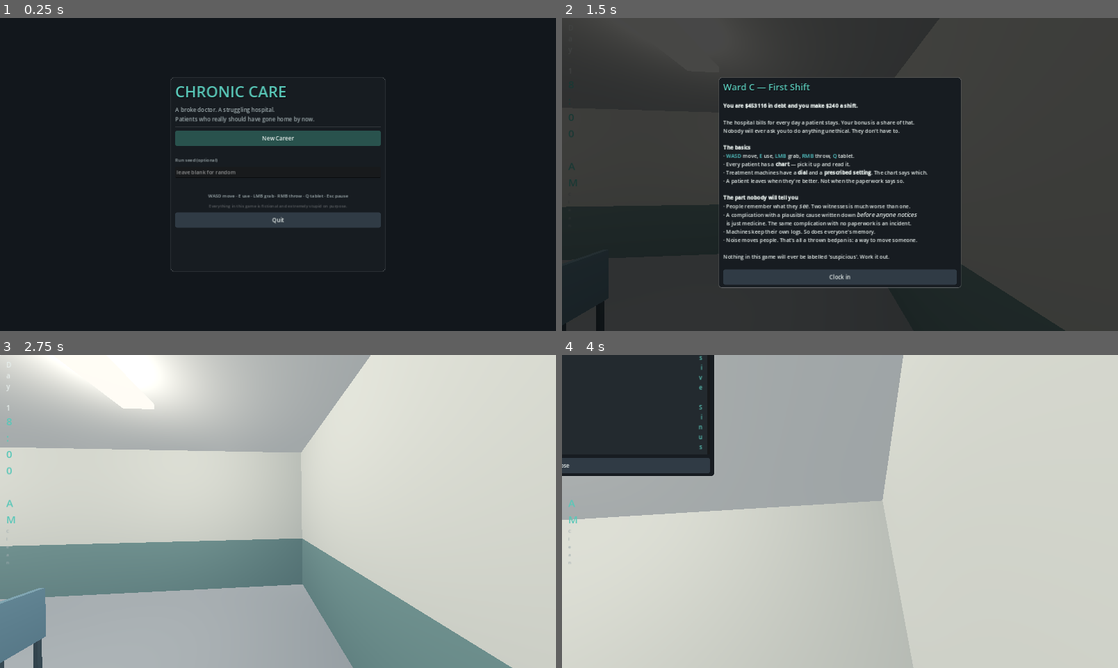
Above: before the commit, frames 1-4 (two rows, left to right).
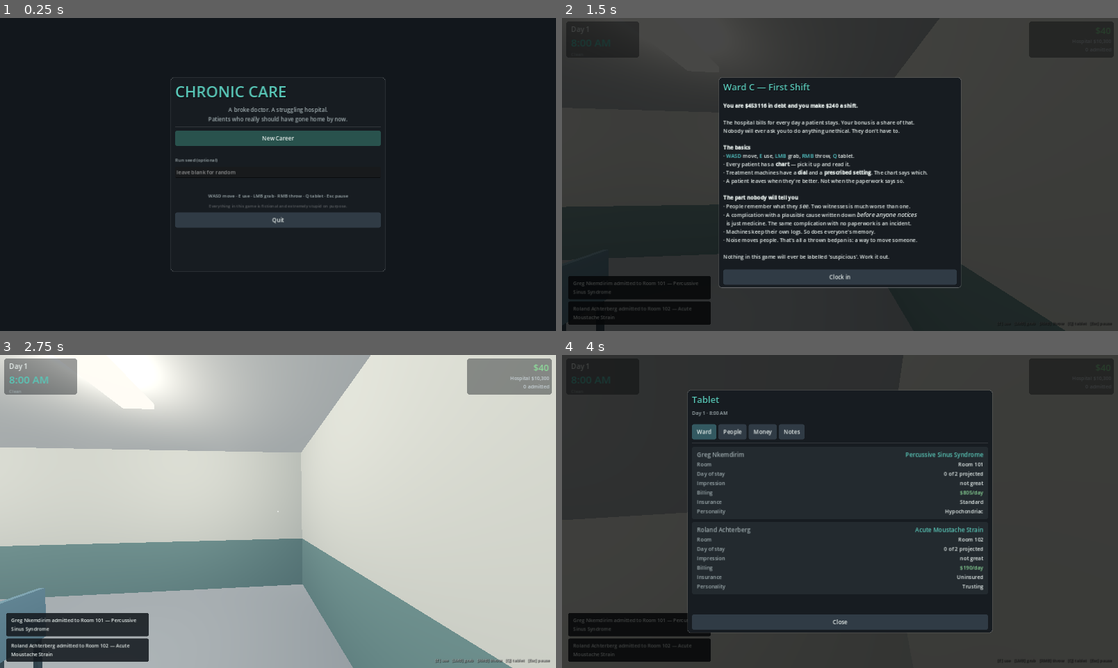
Above: after the commit, the same moments.

Repository: masonobegi/crypts-of-chaos
Game: Godot game, scene res://scenes/Boot.tscn
The game is run twice, just before and just after one commit, with the same random seed, the same clock (stepped at 60 frames per second) and the same inputs.
Inputs (mouse positions are in pixels of both pictures, inside the frame that each line leads up to):
- Up to frame 1 (0.25 s): no input
- Up to frame 2 (1.5 s): click (840, 171) at 0.52 s; type "12" at 0.6 s; click "New Career" at 1.25 s
- Up to frame 3 (2.75 s): click "Clock in" at 2 s
- Up to frame 4 (4 s): tap Enter at 2.75 s; move the mouse to (867, 511) at 2.77 s; hold W (move_forward) from 2.78 s (still down); tap T (chart) at 2.85 s; tap Space (jump) at 3.02, 3.77 s; click (867, 511) at 3.05 s; move the mouse to (812, 511) at 3.52 s; click (812, 511) at 3.6 s; tap Q (tablet) at 3.8 s

The runs differ from the first frame. In frame 1, 0.5% of the frame differs, in the area x 31-63%, y 28-34%; in frame 2, 4.0%; in frame 3, 7.2%; in frame 4, 90%, in the area x 0-100%, y 0-100%.

Commit message:
Offscreen screenshot harness, and the three layout bugs it found
Added ./screenshots.sh — renders the real game through Xvfb with the GL
Compatibility renderer (headless boxes have no Vulkan device) and photographs
it from ten fixed vantage points. Being able to actually look at the game found
three bugs that no amount of simulation testing could:

1. HUD labels wrapped one character per line. UIKit.label set autowrap
   unconditionally, and a Label with autowrap inside a container that has no
   explicit width collapses to a single column. Autowrap is now opt-in and
   enabled only where there is a width to wrap within.
2. The money readout, toasts and control hints never drew at all. The HUD root
   used set_anchors_preset(FULL_RECT), which sets anchors but leaves a freshly
   created Control at zero size — so every child anchored to the right or
   bottom edge resolved against a zero-width parent and landed off-screen.
   Added UIKit.place(), which sets anchors and offsets explicitly.
3. Patients stood bolt upright inside their beds. NPCBody.set_reclined() now
   rotates the visual body (leaving the collision capsule alone, which is what
   every other system assumes), mapping local +Y to -Z so the head lands at the
   pillow end.

Also: HUD blocks got soft backing panels so text survives both a white ceiling
and a dark corridor, world labels got heavier outlines, room signage moved
beside doorways at a sane size, and the machine readout no longer overflows.

Co-Authored-By: Claude Opus 5 <noreply@anthropic.com>
Claude-Session: https://claude.ai/code/session_012v14cF2GepYx5imtAqBXn5

Diff:
--- a/scripts/npc/npc_body.gd
+++ b/scripts/npc/npc_body.gd
@@ -250,8 +250,28 @@
 	if mind.watching:
 		look_toward(player_pos + Vector3(0, 1.5, 0))
 
+## Lay the character down (or stand them back up). Rotating the visual Body node
+## rather than the whole node keeps the collision capsule upright, which is what
+## every other system expects.
+##
+## A -90 degree rotation about X maps local +Y to local -Z, so the head ends up
+## at the -Z end of the body — which is the pillow end of the bed.
+func set_reclined(on: bool) -> void:
+	var body := get_node_or_null("Body")
+	if body == null:
+		return
+	var b: Node3D = body
+	b.rotation.x = -PI * 0.5 if on else 0.0
+	b.position = Vector3(0, 0.86, 0.52) if on else Vector3.ZERO
+	if _nametag:
+		_nametag.position.y = 1.35 if on else 1.92 * height_scale
+	if _speech:
+		_speech.position.y = 1.6 if on else 2.12 * height_scale
+
 func head_position() -> Vector3:
-	return _head.global_position if _head else global_position + Vector3(0, 1.5, 0)
+	if _head and _head.is_inside_tree():
+		return _head.global_position
+	return global_position + Vector3(0, 1.5, 0)
 
 func display_name() -> String:
 	return display
--- a/scripts/npc/patient_npc.gd
+++ b/scripts/npc/patient_npc.gd
@@ -13,14 +13,16 @@
 var _bark_timer := 0.0
 var _symptom_mesh: MeshInstance3D = null
 var _shiver := 0.0
+var _reclined := false
 
 func _ready() -> void:
 	role = "patient"
 	outfit = Color(0.72, 0.78, 0.82)     # gown
 	super._ready()
 	add_to_group("patient_npc")
+	# Sits above the head whichever way up the patient is.
 	_symptom_mesh = Build.mi(Build.sphere_mesh(0.22), Build.unshaded(Color(1, 1, 1, 0.0)),
-		Vector3(0, 1.42, 0))
+		Vector3(0, 1.15, 0))
 	_symptom_mesh.visible = false
 	add_child(_symptom_mesh)
 	_timer = RNG.randf_range_s("patient_idle_t", 8.0, 20.0)
@@ -48,10 +50,13 @@
 ## While in bed the patient is pinned to the bed's mount point — which means
 ## wheeling the bed wheels the patient, exactly as it should.
 func _hold_bed_pose(_delta: float) -> void:
-	if state != State.IN_BED or bed == null or not is_instance_valid(bed):
-		return
-	var mount := bed.mount_point()
-	global_position = mount - Vector3(0, 0.86, 0)
+	var in_bed := state == State.IN_BED and bed != null and is_instance_valid(bed)
+	if in_bed != _reclined:
+		_reclined = in_bed
+		set_reclined(in_bed)
+	if not in_bed:
+		return
+	global_position = bed.global_position
 	rotation.y = bed.rotation.y
 	velocity = Vector3.ZERO
 
--- a/scripts/ui/hud.gd
+++ b/scripts/ui/hud.gd
@@ -23,7 +23,11 @@
 var _subtitle_timer := 0.0
 
 func _ready() -> void:
-	set_anchors_preset(Control.PRESET_FULL_RECT)
+	# ...and_offsets_, not set_anchors_preset(). The latter sets anchors only and
+	# leaves a freshly created Control at zero size, so every child anchored to
+	# the right or bottom edge resolves against a zero-width parent and lands
+	# off-screen. That is exactly what happened to the money readout.
+	set_anchors_and_offsets_preset(Control.PRESET_FULL_RECT)
 	mouse_filter = Control.MOUSE_FILTER_IGNORE
 	_build()
 	EventBus.interact_prompt.connect(_on_prompt)
@@ -39,42 +43,46 @@
 	_on_money(GameState.personal_money, GameState.hospital_money)
 
 func _build() -> void:
+	# HUD text sits over everything from a white ceiling to a dark corridor, so
+	# each block gets a soft dark backing rather than relying on the world
+	# behind it happening to have contrast.
 	# ---- top left: when you are
+	var tl_bg := UIKit.panel(Color(0.06, 0.08, 0.10, 0.42), 8)
+	UIKit.place(tl_bg, Control.PRESET_TOP_LEFT, 12, 10, 210, 104)
+	add_child(tl_bg)
 	var tl := UIKit.vbox(2)
-	tl.set_anchors_preset(Control.PRESET_TOP_LEFT)
-	tl.position = Vector2(18, 14)
+	UIKit.place(tl, Control.PRESET_TOP_LEFT, 26, 18, 300, 100)
 	_day = UIKit.label("Day 1", 20, UIKit.INK)
 	_clock = UIKit.label("8:00 AM", 30, UIKit.ACCENT)
-	_sanction = UIKit.label("Clean", 13, UIKit.INK_DIM)
+	_sanction = UIKit.label("Clean", 13, Color(0.78, 0.82, 0.84))
 	tl.add_child(_day)
 	tl.add_child(_clock)
 	tl.add_child(_sanction)
 	add_child(tl)
 
 	# ---- top right: money
+	var tr_bg := UIKit.panel(Color(0.06, 0.08, 0.10, 0.42), 8)
+	UIKit.place(tr_bg, Control.PRESET_TOP_RIGHT, -256, 10, 244, 104)
+	add_child(tr_bg)
 	var tr := UIKit.vbox(2)
-	tr.set_anchors_preset(Control.PRESET_TOP_RIGHT)
-	tr.position = Vector2(-230, 14)
-	tr.custom_minimum_size.x = 212
+	UIKit.place(tr, Control.PRESET_TOP_RIGHT, -248, 18, 228, 100)
 	_personal = UIKit.label("$0", 26, UIKit.MONEY, HORIZONTAL_ALIGNMENT_RIGHT)
-	_hospital = UIKit.label("Hospital $0", 14, UIKit.INK_DIM, HORIZONTAL_ALIGNMENT_RIGHT)
-	_census = UIKit.label("0 admitted", 14, UIKit.INK_DIM, HORIZONTAL_ALIGNMENT_RIGHT)
+	_hospital = UIKit.label("Hospital $0", 14, Color(0.78, 0.82, 0.84), HORIZONTAL_ALIGNMENT_RIGHT)
+	_census = UIKit.label("0 admitted", 14, Color(0.78, 0.82, 0.84), HORIZONTAL_ALIGNMENT_RIGHT)
 	for n in [_personal, _hospital, _census]:
-		n.custom_minimum_size.x = 212
+		n.size_flags_horizontal = Control.SIZE_EXPAND_FILL
 		tr.add_child(n)
 	add_child(tr)
 
 	# ---- top centre: objective, and the single most important tell in the game
 	var tc := UIKit.vbox(6)
-	tc.set_anchors_preset(Control.PRESET_CENTER_TOP)
-	tc.position = Vector2(-190, 16)
-	tc.custom_minimum_size.x = 380
-	_objective = UIKit.label("", 15, UIKit.INK_DIM, HORIZONTAL_ALIGNMENT_CENTER)
-	_objective.custom_minimum_size.x = 380
+	UIKit.place(tc, Control.PRESET_CENTER_TOP, -230, 16, 460, 90)
+	_objective = UIKit.label("", 15, UIKit.INK_DIM, HORIZONTAL_ALIGNMENT_CENTER, true)
+	_objective.size_flags_horizontal = Control.SIZE_EXPAND_FILL
 	tc.add_child(_objective)
 
 	_watch_panel = UIKit.panel(Color(0.35, 0.12, 0.12, 0.85), 6, 1, UIKit.BAD)
-	_watch = UIKit.label("", 15, Color(1, 0.85, 0.82), HORIZONTAL_ALIGNMENT_CENTER)
+	_watch = UIKit.label("", 15, Color(1, 0.85, 0.82), HORIZONTAL_ALIGNMENT_CENTER, true)
 	_watch_panel.add_child(_watch)
 	_watch_panel.visible = false
 	tc.add_child(_watch_panel)
@@ -92,12 +100,10 @@
 
 	# ---- interaction prompt
 	_prompt_panel = UIKit.panel(Color(0.08, 0.10, 0.12, 0.86), 6)
-	_prompt_panel.set_anchors_preset(Control.PRESET_CENTER)
-	_prompt_panel.position = Vector2(-170, 40)
-	_prompt_panel.custom_minimum_size = Vector2(340, 0)
+	UIKit.place(_prompt_panel, Control.PRESET_CENTER, -200, 44, 400, 62)
 	var pv := UIKit.vbox(2)
 	_prompt = UIKit.label("", 17, UIKit.INK, HORIZONTAL_ALIGNMENT_CENTER)
-	_prompt_sub = UIKit.label("", 13, UIKit.INK_DIM, HORIZONTAL_ALIGNMENT_CENTER)
+	_prompt_sub = UIKit.label("", 13, UIKit.INK_DIM, HORIZONTAL_ALIGNMENT_CENTER, true)
 	pv.add_child(_prompt)
 	pv.add_child(_prompt_sub)
 	_prompt_panel.add_child(pv)
@@ -106,29 +112,25 @@
 
 	# ---- subtitles
 	_subtitle_panel = UIKit.panel(Color(0.05, 0.06, 0.08, 0.80), 6)
-	_subtitle_panel.set_anchors_preset(Control.PRESET_CENTER_BOTTOM)
-	_subtitle_panel.position = Vector2(-320, -120)
-	_subtitle_panel.custom_minimum_size = Vector2(640, 0)
-	_subtitle = UIKit.label("", 17, UIKit.INK, HORIZONTAL_ALIGNMENT_CENTER)
-	_subtitle.custom_minimum_size.x = 612
+	UIKit.place(_subtitle_panel, Control.PRESET_CENTER_BOTTOM, -330, -132, 660, 66)
+	_subtitle = UIKit.label("", 17, UIKit.INK, HORIZONTAL_ALIGNMENT_CENTER, true)
+	_subtitle.size_flags_horizontal = Control.SIZE_EXPAND_FILL
 	_subtitle_panel.add_child(_subtitle)
 	_subtitle_panel.visible = false
 	add_child(_subtitle_panel)
 
 	# ---- toasts
 	_toasts = UIKit.vbox(6)
-	_toasts.set_anchors_preset(Control.PRESET_BOTTOM_LEFT)
-	_toasts.position = Vector2(18, -260)
-	_toasts.custom_minimum_size = Vector2(400, 240)
+	UIKit.place(_toasts, Control.PRESET_BOTTOM_LEFT, 18, -286, 410, 268)
 	_toasts.alignment = BoxContainer.ALIGNMENT_END
 	add_child(_toasts)
 
 	# ---- controls reminder
 	var help := UIKit.label("[E] use   [LMB] grab   [RMB] throw   [Q] tablet   [Esc] pause",
-		12, Color(1, 1, 1, 0.28), HORIZONTAL_ALIGNMENT_RIGHT)
-	help.set_anchors_preset(Control.PRESET_BOTTOM_RIGHT)
-	help.position = Vector2(-460, -28)
-	help.custom_minimum_size.x = 440
+		12, Color(1, 1, 1, 0.5), HORIZONTAL_ALIGNMENT_RIGHT)
+	help.add_theme_color_override("font_shadow_color", Color(0, 0, 0, 0.7))
+	help.add_theme_constant_override("shadow_offset_y", 1)
+	UIKit.place(help, Control.PRESET_BOTTOM_RIGHT, -478, -32, 460, 22)
 	add_child(help)
 
 func _process(delta: float) -> void:
@@ -208,7 +210,7 @@
 		"money": colour = UIKit.MONEY
 		"suspicion": colour = UIKit.SUS
 	var p := UIKit.panel(Color(0.08, 0.10, 0.12, 0.88), 5, 0)
-	var l := UIKit.label(text, 14, colour)
+	var l := UIKit.label(text, 14, colour, HORIZONTAL_ALIGNMENT_LEFT, true)
 	l.custom_minimum_size.x = 370
 	p.add_child(l)
 	_toasts.add_child(p)
--- a/scripts/ui/main_menu.gd
+++ b/scripts/ui/main_menu.gd
@@ -5,11 +5,11 @@
 var _seed_field: LineEdit = null
 
 func _ready() -> void:
-	set_anchors_preset(Control.PRESET_FULL_RECT)
+	set_anchors_and_offsets_preset(Control.PRESET_FULL_RECT)
 	Input.mouse_mode = Input.MOUSE_MODE_VISIBLE
 	var bg := ColorRect.new()
 	bg.color = Color(0.07, 0.09, 0.11)
-	bg.set_anchors_preset(Control.PRESET_FULL_RECT)
+	bg.set_anchors_and_offsets_preset(Control.PRESET_FULL_RECT)
 	add_child(bg)
 
 	var panel := UIKit.center_panel(620, 560)
@@ -19,7 +19,7 @@
 
 	v.add_child(UIKit.title("CHRONIC CARE", 44, UIKit.ACCENT))
 	v.add_child(UIKit.label("A broke doctor. A struggling hospital.\nPatients who really should have gone home by now.",
-		16, UIKit.INK_DIM))
+		16, UIKit.INK_DIM, HORIZONTAL_ALIGNMENT_CENTER))
 	v.add_child(UIKit.rule())
 
 	v.add_child(UIKit.button("New Career", _new_career, Color(0.16, 0.32, 0.30)))
--- a/scripts/ui/screen_base.gd
+++ b/scripts/ui/screen_base.gd
@@ -7,7 +7,7 @@
 var body: VBoxContainer = null
 
 func shell(width: float, height: float, heading: String, subheading := "") -> VBoxContainer:
-	set_anchors_preset(Control.PRESET_FULL_RECT)
+	set_anchors_and_offsets_preset(Control.PRESET_FULL_RECT)
 	add_child(UIKit.dim_background())
 	var panel := UIKit.center_panel(width, height)
 	add_child(panel)
--- a/scripts/ui/screen_briefing.gd
+++ b/scripts/ui/screen_briefing.gd
@@ -45,7 +45,7 @@
 			var box := UIKit.panel(Color(0.15, 0.17, 0.20, 0.92), 6)
 			var bv := UIKit.vbox(3)
 			bv.add_child(UIKit.label(String(e["title"]), 17, UIKit.WARN))
-			bv.add_child(UIKit.label(String(e["body"]), 14, UIKit.INK))
+			bv.add_child(UIKit.label(String(e["body"]), 14, UIKit.INK, HORIZONTAL_ALIGNMENT_LEFT, true))
 			box.add_child(bv)
 			content.add_child(box)
 
@@ -71,7 +71,7 @@
 			UIKit.MONEY if String(a["insurance"]) in ["Good", "Excellent", "Platinum Concierge"] else UIKit.INK))
 		bv.add_child(UIKit.row("Daily billing", UIKit.money_str(int(a["revenue"])), UIKit.MONEY))
 		bv.add_child(UIKit.row("Room", String(a["room"]).replace("ward_", "Room ")))
-		bv.add_child(UIKit.label(DB.archetype_blurb(_arch_key(String(a["archetype"]))), 12, UIKit.INK_DIM))
+		bv.add_child(UIKit.label(DB.archetype_blurb(_arch_key(String(a["archetype"]))), 12, UIKit.INK_DIM, HORIZONTAL_ALIGNMENT_LEFT, true))
 		box.add_child(bv)
 		content.add_child(box)
 
--- a/scripts/ui/screen_dialogue.gd
+++ b/scripts/ui/screen_dialogue.gd
@@ -29,7 +29,7 @@
 		var box := UIKit.panel(Color(0.22, 0.13, 0.13, 0.7), 6, 1, UIKit.BAD)
 		var bv := UIKit.vbox(2)
 		bv.add_child(UIKit.label("They %s: %s" % [worst.source_label(), worst.label()],
-			15, Color(1, 0.86, 0.84)))
+			15, Color(1, 0.86, 0.84), HORIZONTAL_ALIGNMENT_LEFT, true))
 		if worst.corroborators.size() > 0:
 			bv.add_child(UIKit.label("And they are not the only one.", 13, UIKit.WARN))
 		box.add_child(bv)
@@ -45,7 +45,7 @@
 
 	if _reply != "":
 		var rp := UIKit.panel(Color(0.12, 0.16, 0.18, 0.9), 6)
-		rp.add_child(UIKit.label("\"%s\"" % _reply, 16, UIKit.INK))
+		rp.add_child(UIKit.label("\"%s\"" % _reply, 16, UIKit.INK, HORIZONTAL_ALIGNMENT_LEFT, true))
 		v.add_child(rp)
 
 	v.add_child(UIKit.rule())
--- a/scripts/ui/screen_records.gd
+++ b/scripts/ui/screen_records.gd
@@ -65,7 +65,7 @@
 			DB.cause_name(c.documented_cause) if c.documented_cause != "" else "no cause filed",
 			UIKit.GOOD if c.documented_cause != "" and not c.is_inconsistent() else UIKit.BAD))
 		if c.symptom != "":
-			bv.add_child(UIKit.label(c.symptom, 12, UIKit.INK_DIM))
+			bv.add_child(UIKit.label(c.symptom, 12, UIKit.INK_DIM, HORIZONTAL_ALIGNMENT_LEFT, true))
 		if c.documented_cause == "":
 			var causes := UIKit.vbox(4)
 			var rs = records()
@@ -128,7 +128,7 @@
 		content.add_child(UIKit.label("MEDICAL BOARD", 13, UIKit.INK_DIM))
 		content.add_child(UIKit.label(
 			"There is a form here for reporting concerns about clinical practice. "
-			+ "It does not ask whose practice.", 13, UIKit.INK_DIM))
+			+ "It does not ask whose practice.", 13, UIKit.INK_DIM, HORIZONTAL_ALIGNMENT_LEFT, true))
 		content.add_child(UIKit.button("Submit a report on this ward — including yourself",
 			_whistleblow, Color(0.30, 0.24, 0.14)))
 
--- a/scripts/ui/screen_review.gd
+++ b/scripts/ui/screen_review.gd
@@ -33,7 +33,7 @@
 		content.add_child(UIKit.label("UNDOCUMENTED COMPLICATIONS", 13, UIKit.INK_DIM))
 		content.add_child(UIKit.label(
 			"A complication with no stated cause is the single most findable thing in a record. "
-			+ "Terminals are still on.", 13, UIKit.INK_DIM))
+			+ "Terminals are still on.", 13, UIKit.INK_DIM, HORIZONTAL_ALIGNMENT_LEFT, true))
 		for u in undoc:
 			content.add_child(UIKit.row(String(u["patient"]), String(u["complication"]), UIKit.BAD))
 		content.add_child(UIKit.rule())
@@ -47,7 +47,7 @@
 		var box := UIKit.panel(Color(0.15, 0.14, 0.16, 0.9), 6)
 		var bv := UIKit.vbox(2)
 		bv.add_child(UIKit.row(String(f["patient"]), String(f["kind"]).replace("_", " "), c))
-		bv.add_child(UIKit.label(String(f["text"]), 13, UIKit.INK))
+		bv.add_child(UIKit.label(String(f["text"]), 13, UIKit.INK, HORIZONTAL_ALIGNMENT_LEFT, true))
 		box.add_child(bv)
 		content.add_child(box)
 
--- a/scripts/ui/screen_tablet.gd
+++ b/scripts/ui/screen_tablet.gd
@@ -121,14 +121,14 @@
 		c.add_child(UIKit.label(
 			"Nothing yet. The game will not explain its systems to you — "
 			+ "notes appear here once you have seen something happen twice.",
-			14, UIKit.INK_DIM))
+			14, UIKit.INK_DIM, HORIZONTAL_ALIGNMENT_LEFT, true))
 	var cdx = get_tree().get_first_node_in_group("codex")
 	if cdx:
 		for e in cdx.entries():
 			var box := UIKit.panel(Color(0.14, 0.16, 0.19, 0.93), 6)
 			var bv := UIKit.vbox(3)
 			bv.add_child(UIKit.label(String(e["title"]), 16, UIKit.ACCENT))
-			bv.add_child(UIKit.label(String(e["text"]), 13, UIKit.INK))
+			bv.add_child(UIKit.label(String(e["text"]), 13, UIKit.INK, HORIZONTAL_ALIGNMENT_LEFT, true))
 			box.add_child(bv)
 			c.add_child(box)
 	c.add_child(UIKit.rule())
--- a/scripts/ui/screen_upgrades.gd
+++ b/scripts/ui/screen_upgrades.gd
@@ -24,8 +24,8 @@
 		bv.add_child(UIKit.row(String(spec["name"]),
 			UIKit.money_str(int(spec["cost"])),
 			UIKit.MONEY if Upgrades.can_afford(id) else UIKit.BAD, 17))
-		bv.add_child(UIKit.label(String(spec["desc"]), 14, UIKit.INK))
-		bv.add_child(UIKit.label(String(spec["note"]), 13, UIKit.WARN))
+		bv.add_child(UIKit.label(String(spec["desc"]), 14, UIKit.INK, HORIZONTAL_ALIGNMENT_LEFT, true))
+		bv.add_child(UIKit.label(String(spec["note"]), 13, UIKit.WARN, HORIZONTAL_ALIGNMENT_LEFT, true))
 		var upgrade_id := id
 		var b := UIKit.button("Purchase", func(): _buy(upgrade_id))
 		b.disabled = not Upgrades.can_afford(id)
--- a/scripts/ui/ui_kit.gd
+++ b/scripts/ui/ui_kit.gd
@@ -40,13 +40,18 @@
 	p.add_theme_stylebox_override("panel", stylebox(color, radius, border, border_color))
 	return p
 
-static func label(text: String, size := 16, color := INK, align := HORIZONTAL_ALIGNMENT_LEFT) -> Label:
+## `wrap` is opt-in on purpose. A Label with autowrap inside a container that
+## has no explicit width collapses to one character per line — which is exactly
+## what the HUD clock did before this was a parameter. Only turn it on for text
+## that has a width to wrap within.
+static func label(text: String, size := 16, color := INK,
+		align := HORIZONTAL_ALIGNMENT_LEFT, wrap := false) -> Label:
 	var l := Label.new()
 	l.text = text
 	l.add_theme_font_size_override("font_size", size)
 	l.add_theme_color_override("font_color", color)
 	l.horizontal_alignment = align
-	l.autowrap_mode = TextServer.AUTOWRAP_WORD_SMART
+	l.autowrap_mode = TextServer.AUTOWRAP_WORD_SMART if wrap else TextServer.AUTOWRAP_OFF
 	return l
 
 static func title(text: String, size := 30, color := INK) -> Label:
@@ -143,16 +148,44 @@
 			out = "," + out
 	return ("-$" if neg else "$") + out
 
+## Anchor a control to a screen edge with explicit offsets.
+##
+## Setting `position` on a Control that has non-zero anchors does NOT do what it
+## looks like: the rect is derived from the offsets, so the node ends up with
+## zero size and never draws. Several HUD blocks were invisible for exactly this
+## reason. Always go through here.
+## Anchors are set explicitly rather than via set_anchors_preset(), whose
+## keep_offsets behaviour recomputes offsets from the node's current (zero) rect
+## and quietly leaves the control unsized.
+static func place(node: Control, preset: int, left: float, top: float,
+		width: float, height: float) -> Control:
+	var ax := 0.0
+	var ay := 0.0
+	match preset:
+		Control.PRESET_TOP_RIGHT: ax = 1.0
+		Control.PRESET_CENTER_TOP: ax = 0.5
+		Control.PRESET_CENTER: ax = 0.5; ay = 0.5
+		Control.PRESET_CENTER_BOTTOM: ax = 0.5; ay = 1.0
+		Control.PRESET_BOTTOM_LEFT: ay = 1.0
+		Control.PRESET_BOTTOM_RIGHT: ax = 1.0; ay = 1.0
+	node.anchor_left = ax
+	node.anchor_right = ax
+	node.anchor_top = ay
+	node.anchor_bottom = ay
+	node.offset_left = left
+	node.offset_top = top
+	node.offset_right = left + width
+	node.offset_bottom = top + height
+	return node
+
 static func full_screen(node: Control) -> Control:
-	node.set_anchors_preset(Control.PRESET_FULL_RECT)
+	node.set_anchors_and_offsets_preset(Control.PRESET_FULL_RECT)
 	return node
 
 static func center_panel(width: float, height: float) -> PanelContainer:
 	var p := panel(BG_SOLID, 10, 2, Color(1, 1, 1, 0.10))
-	p.set_anchors_preset(Control.PRESET_CENTER)
+	place(p, Control.PRESET_CENTER, -width * 0.5, -height * 0.5, width, height)
 	p.custom_minimum_size = Vector2(width, height)
-	p.pivot_offset = Vector2(width, height) * 0.5
-	p.position = Vector2(-width * 0.5, -height * 0.5)
 	return p
 
 static func scroll(child: Control) -> ScrollContainer:
@@ -175,7 +208,7 @@
 static func dim_background(alpha := 0.72) -> ColorRect:
 	var r := ColorRect.new()
 	r.color = Color(0, 0, 0, alpha)
-	r.set_anchors_preset(Control.PRESET_FULL_RECT)
+	r.set_anchors_and_offsets_preset(Control.PRESET_FULL_RECT)
 	r.mouse_filter = Control.MOUSE_FILTER_STOP
 	return r
 
--- a/scripts/ui/ui_root.gd
+++ b/scripts/ui/ui_root.gd
@@ -98,7 +98,7 @@
 
 func _shell(width: float, height: float, heading: String) -> Array:
 	var root := Control.new()
-	root.set_anchors_preset(Control.PRESET_FULL_RECT)
+	root.set_anchors_and_offsets_preset(Control.PRESET_FULL_RECT)
 	root.add_child(UIKit.dim_background())
 	var panel := UIKit.center_panel(width, height)
 	root.add_child(panel)
@@ -160,7 +160,7 @@
 	var spec := Endings.spec(ending_id)
 	var parts := _shell(760, 620, String(spec["title"]))
 	var v: VBoxContainer = parts[1]
-	v.add_child(UIKit.label(String(spec["line"]), 17, UIKit.INK))
+	v.add_child(UIKit.label(String(spec["line"]), 17, UIKit.INK, HORIZONTAL_ALIGNMENT_LEFT, true))
 	v.add_child(UIKit.label(String(spec["epitaph"]), 14, UIKit.INK_DIM))
 	v.add_child(UIKit.rule())
 	var s := GameState.stats
@@ -244,7 +244,7 @@
 		"They wince, then apologise for wincing.",
 		"Hard to say. That's medicine.",
 		"They thank you, which is nice.",
-	])), 15, UIKit.INK_DIM))
+	])), 15, UIKit.INK_DIM, HORIZONTAL_ALIGNMENT_LEFT, true))
 	if String(res.get("complication", "")) != "":
 		v.add_child(UIKit.label("Something else has started happening.", 15, UIKit.SUS))
 	v.add_child(UIKit.spacer())
@@ -282,7 +282,7 @@
 		"Cycle complete. The readout blinks twice.",
 		"A smell of warm dust.",
 		"It makes the noise it makes.",
-	])), 15, UIKit.INK_DIM))
+	])), 15, UIKit.INK_DIM, HORIZONTAL_ALIGNMENT_LEFT, true))
 	if String(res.get("complication", "")) != "":
 		v.add_child(UIKit.label("%s looks different." % p.display_name, 15, UIKit.SUS))
 	v.add_child(UIKit.label("Logged to device history.", 12, UIKit.INK_DIM))
--- a/scripts/util/build.gd
+++ b/scripts/util/build.gd
@@ -157,8 +157,8 @@
 	l.double_sided = true
 	l.no_depth_test = false
 	l.shaded = false
-	l.outline_size = 8
-	l.outline_modulate = Color(0, 0, 0, 0.75)
+	l.outline_size = 12
+	l.outline_modulate = Color(0, 0, 0, 0.85)
 	return l
 
 # ------------------------------------------------------------------ lighting
--- a/scripts/world/hospital.gd
+++ b/scripts/world/hospital.gd
@@ -210,8 +210,11 @@
 		var centre := float(entry.get("door", rect.get_center().x))
 		var north := rect.position.y > 0.0
 		var z := (4.0 - 0.2) if north else (0.0 + 0.2)
-		var sign := Build.label3d(String(entry["display"]), 0.16, Color(0.95, 0.96, 0.92), false)
-		sign.position = Vector3(centre, 2.45, z)
+		var sign := Build.label3d(String(entry["display"]), 0.085, Color(0.96, 0.97, 0.94), false)
+		# Offset to the side of the doorway rather than over it, so the sign
+		# reads as a door plate instead of a banner across the opening.
+		var w := float(entry.get("door_w", DOOR_W))
+		sign.position = Vector3(centre + w * 0.5 + 0.45, 2.05, z + (0.11 if not north else -0.11))
 		sign.rotation.y = PI if north else 0.0
 		add_child(sign)
 
--- a/scripts/world/machine.gd
+++ b/scripts/world/machine.gd
@@ -46,9 +46,9 @@
 	_lamp = Build.mi(Build.sphere_mesh(0.05), Build.unshaded(Build.GOOD), Vector3(0.44, 1.3, 0.36))
 	get_node("Mesh").add_child(_lamp)
 
-	_readout = Build.label3d("", 0.075, Color(0.5, 1.0, 0.75), false)
-	_readout.position = Vector3(0, 1.3, 0.39)
-	_readout.width = 620
+	_readout = Build.label3d("", 0.052, Color(0.5, 1.0, 0.75), false)
+	_readout.position = Vector3(0, 1.29, 0.39)
+	_readout.width = 1100
 	_readout.autowrap_mode = TextServer.AUTOWRAP_WORD
 	add_child(_readout)
 
--- /dev/null
+++ b/tests/shot.gd
@@ -0,0 +1,29 @@
+extends SceneTree
+## Screenshot entry point (thin — autoloads are not resolvable at compile time
+## from a --script main loop).
+##   xvfb-run godot --rendering-method gl_compatibility --path . --script res://tests/shot.gd
+
+var impl = null
+var started := false
+
+func _initialize() -> void:
+	var script: GDScript = load("res://tests/shot_impl.gd")
+	if script == null or not script.can_instantiate():
+		printerr("shot_impl.gd failed to compile")
+		quit(1)
+		return
+	impl = script.new()
+	impl.tree = self
+
+func _process(_delta: float) -> bool:
+	if impl == null:
+		quit(1)
+		return true
+	if not started:
+		started = true
+		impl.start()
+		return false
+	if impl.tick():
+		quit(0)
+		return true
+	return false
--- /dev/null
+++ b/tests/shot_impl.gd
@@ -0,0 +1,78 @@
+extends RefCounted
+## Screenshot harness. Boots the real game and photographs it from a set of
+## fixed vantage points, so the procedural world can be eyeballed without a
+## human having to sit in front of it.
+
+var tree: SceneTree = null
+var game: Node = null
+var frames := 0
+var index := 0
+var settle := 0
+var out_dir := "user://shots"
+
+## name, position, look-at
+func _set_ceilings_visible(v: bool) -> void:
+	if game == null or game.hospital == null:
+		return
+	for r in game.hospital.room_list():
+		for c in r.get_children():
+			# Ceilings are the only bare MeshInstance3D parented to a Room.
+			if c is MeshInstance3D:
+				(c as MeshInstance3D).visible = v
+
+const SHOTS := [
+	["01_lobby", Vector3(5.5, 1.7, -4.0), Vector3(5.5, 1.5, 2.0)],
+	["02_corridor_west", Vector3(3.0, 1.7, 2.0), Vector3(40.0, 1.5, 2.0)],
+	["03_corridor_east", Vector3(40.0, 1.7, 2.0), Vector3(3.0, 1.5, 2.0)],
+	["04_ward_101", Vector3(4.5, 1.7, 5.5), Vector3(4.0, 1.2, 11.0)],
+	["05_nurses_station", Vector3(15.0, 1.7, -1.5), Vector3(15.0, 1.2, -7.0)],
+	["06_treatment_bay", Vector3(24.0, 1.7, -2.0), Vector3(24.0, 1.3, -9.0)],
+	["07_supply", Vector3(32.0, 1.7, -2.0), Vector3(31.0, 1.3, -8.0)],
+	["08_office", Vector3(43.0, 1.7, -2.5), Vector3(43.0, 1.2, -8.5)],
+	["09_ward_105", Vector3(41.5, 1.7, 5.5), Vector3(41.0, 1.2, 11.0)],
+	["10_overview", Vector3(23.0, 22.0, 24.0), Vector3(23.0, 0.0, 1.0)],
+]
+
+func start() -> void:
+	DirAccess.make_dir_recursive_absolute(out_dir)
+	GameState.start_new_career(20260819)
+	# Skip the first-run tutorial; its dim overlay darkens every shot.
+	GameState.set_flag("tutorial_done", true)
+	game = load("res://scenes/Game.tscn").instantiate()
+	tree.root.add_child(game)
+
+func tick() -> bool:
+	frames += 1
+	tree.paused = false
+	if game == null or game.player == null:
+		return frames > 60
+	# The briefing screen opens on day one and pauses the tree; close whatever
+	# modal is up so the camera is photographing the world, not an overlay.
+	if game.ui != null and game.ui.current != null:
+		game.ui.close()
+		return false
+	if frames < 45:
+		return false
+	if index >= SHOTS.size():
+		print("captured %d frames to %s" % [SHOTS.size(), ProjectSettings.globalize_path(out_dir)])
+		return true
+
+	var shot: Array = SHOTS[index]
+	var cam: Camera3D = game.player.camera
+	cam.global_position = shot[1]
+	cam.look_at(shot[2], Vector3.UP)
+	# The overview is shot from above, so the ceilings have to come off.
+	var overview := index == SHOTS.size() - 1
+	cam.fov = 60.0 if overview else 78.0
+	_set_ceilings_visible(not overview)
+
+	settle += 1
+	if settle < 4:
+		return false
+	settle = 0
+	var img := tree.root.get_texture().get_image()
+	var path := "%s/%s.png" % [out_dir, String(shot[0])]
+	img.save_png(path)
+	print("  shot: ", ProjectSettings.globalize_path(path))
+	index += 1
+	return false
Not shown, changed: docs/BUILDING.md
Not shown, added: screenshots.sh
